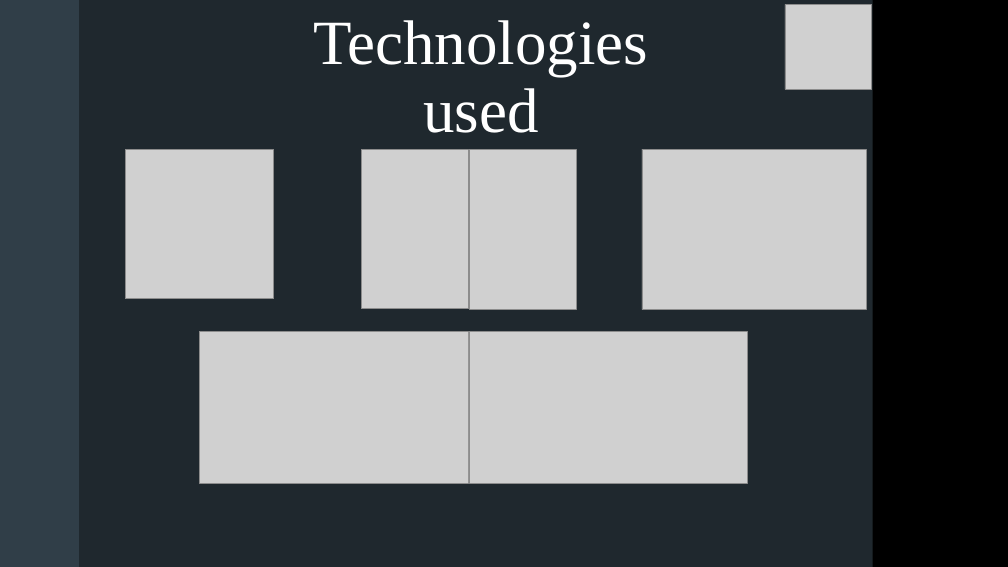
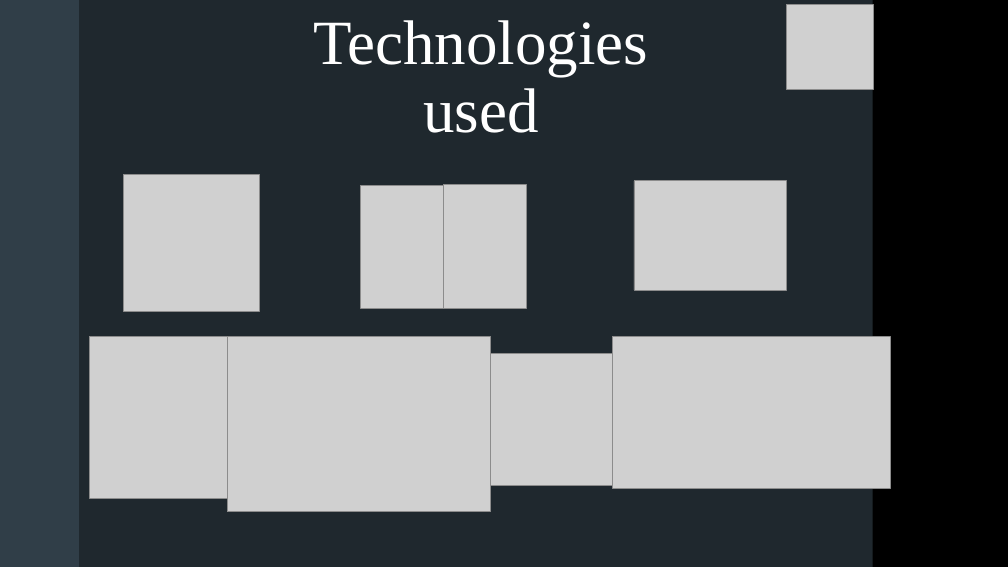
Before and after one commit to MIKafedzhiev20/Location-Finders, a slide deck: slide 5 of Presentation and Documentation/Location Finders Presentation.pptx. Drawn at 1008x567 pixels with LibreOffice and Linux fonts; fonts in the diff are those of the drawing; grey boxes stand for pictures; background and template pictures are left out. Boxes give left, top, right and bottom in pixels: in the first picture for what was removed or moved away, otherwise in the second. Text is boxed around its words. In the diff, an @@ line names an element or a change of style, - is before the commit and + after.

Commit message:
Update Presentation.
Add some new pictures in the presentation.

```diff
--- a/Presentation and Documentation/Location Finders Presentation.pptx
+++ b/Presentation and Documentation/Location Finders Presentation.pptx
@@ picture: place and size @@
-picture at [125, 150, 273, 299]
+picture at [123, 175, 259, 312]
@@ picture: place and size @@
-picture at [361, 150, 469, 309]
+picture at [361, 185, 443, 308]
@@ picture: place and size @@
-picture at [470, 150, 576, 309]
+picture at [443, 185, 526, 308]
@@ picture: place and size @@
-picture at [642, 149, 866, 309]
+picture at [634, 181, 786, 290]
@@ picture added at [90, 337, 252, 499] @@
@@ picture added at [227, 337, 490, 512] @@
@@ picture: place and size @@
-picture at [200, 332, 469, 483]
+picture at [433, 353, 668, 485]
@@ picture: place and size @@
-picture at [469, 332, 747, 483]
+picture at [613, 337, 891, 488]
```
Also in this commit, not shown: 4 other slides changed.
